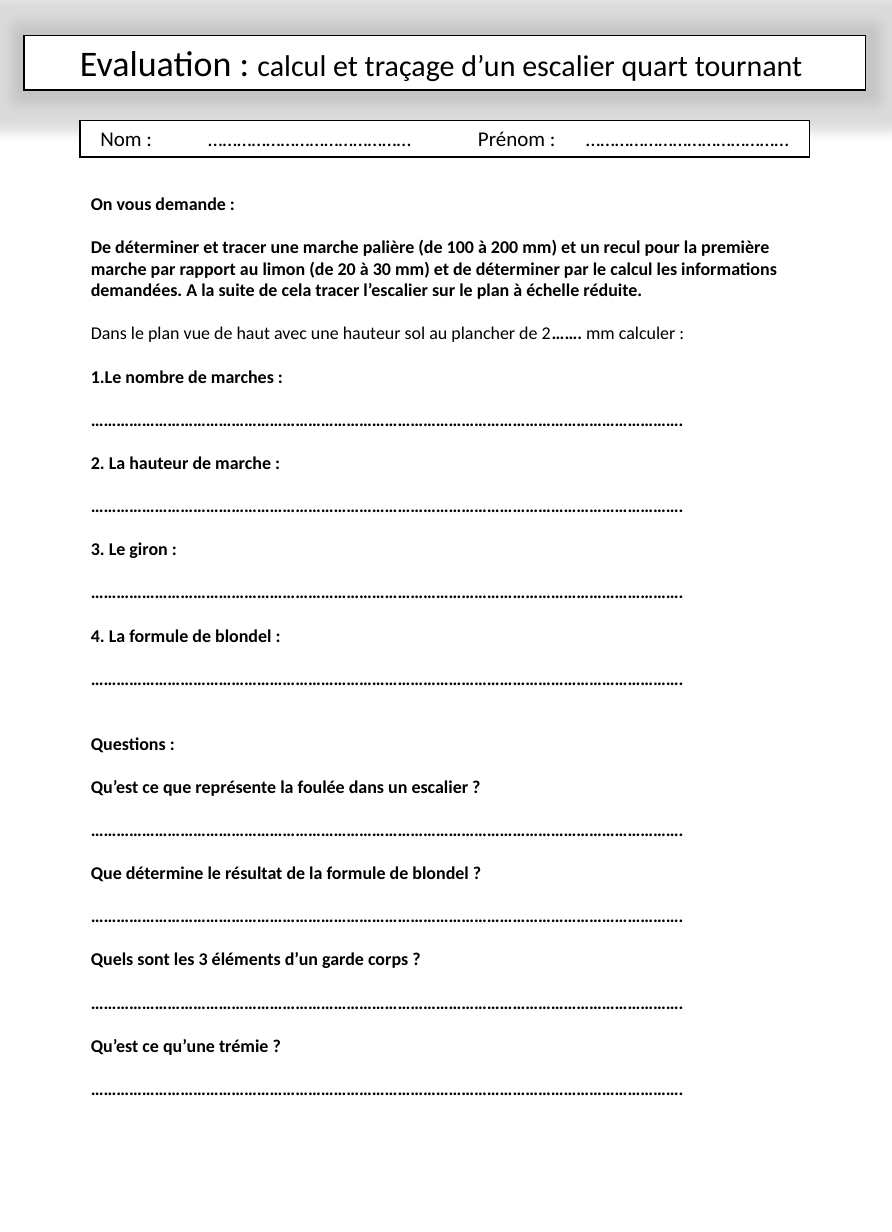
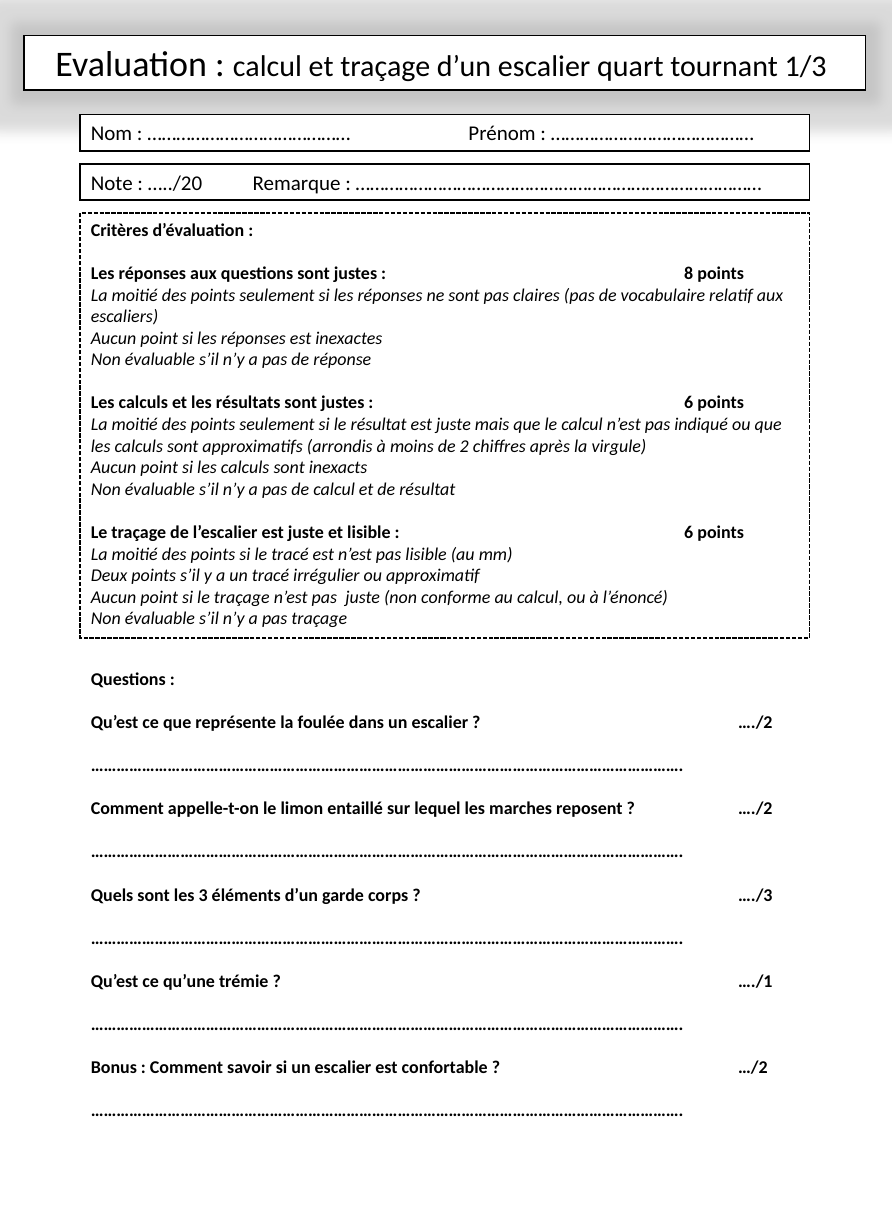
Before and after one commit to kduchevreuil/Cours-Menuiserie, a slide deck: slide 12 of Les escaliers.pptx (slide 10 before the commit). Drawn at 892x1232 pixels with LibreOffice and Linux fonts; fonts in the diff are those of the drawing. Boxes give left, top, right and bottom in pixels: in the first picture for what was removed or moved away, otherwise in the second. Text is boxed around its words. In the diff, an @@ line names an element or a change of style, - is before the commit and + after.

```diff
--- a/Les escaliers.pptx
+++ b/Les escaliers.pptx
@@ text in rectangle at box(55, 51, 827, 81): text changed @@
-Evaluation : calcul et traçage d’un escalier quart tournant
+Evaluation : calcul et traçage d’un escalier quart tournant 1/3
@@ rectangle "Nom : …………………………………… Prénom : ...": place and size @@
-rectangle "Nom : …………………………………… Prénom : ..." at box(80, 121, 809, 157)
+rectangle "Nom : …………………………………… Prénom : ..." at box(80, 114, 809, 151)
@@ rectangle "Nom : …………………………………… Prénom : ..." at box(80, 114, 809, 151): alignment centre to left @@
@@ rectangle added at box(80, 164, 809, 201), fill #FFFFFF, outline #000000 1 pt, 14 pt, text #000000 @@
+Note : …../20 Remarque : …………………………………………………………………………
@@ rectangle added at box(80, 212, 809, 637), fill #FFFFFF, outline #000000 1 pt dashed, 12 pt, text #000000, italic @@
+Critères d’évaluation :
+Les réponses aux questions sont justes : 8 points
+La moitié des points seulement si les réponses ne sont pas claires (pas de vocabulaire relatif aux escaliers)
+Aucun point si les réponses est inexactes
+Non évaluable s’il n’y a pas de réponse
+Les calculs et les résultats sont justes : 6 points
+La moitié des points seulement si le résultat est juste mais que le calcul n’est pas indiqué ou que les calculs sont approximatifs (arrondis à moins de 2 chiffres après la virgule)
+Aucun point si les calculs sont inexacts
+Non évaluable s’il n’y a pas de calcul et de résultat
+Le traçage de l’escalier est juste et lisible : 6 points
+La moitié des points si le tracé est n’est pas lisible (au mm)
+Deux points s’il y a un tracé irrégulier ou approximatif
+Aucun point si le traçage n’est pas juste (non conforme au calcul, ou à l’énoncé)
+Non évaluable s’il n’y a pas traçage
@@ text "Questions :": place and size @@
-text "Questions :" at box(91, 197, 777, 1055)
+text "Questions :" at box(91, 672, 772, 1074)
@@ text at box(91, 672, 772, 731): text changed @@
-On vous demande :
-De déterminer et tracer une marche palière (de 100 à 200 mm) et un recul pour la première marche par rapport au limon (de 20 à 30 mm) et de déterminer par le calcul les informations demandées. A la suite de cela tracer l’escalier sur le plan à échelle réduite.
-Dans le plan vue de haut avec une hauteur sol au plancher de 2……. mm calculer :
-1.Le nombre de marches :
+Questions :
+Qu’est ce que représente la foulée dans un escalier ? …./2
@@ text at box(91, 801, 772, 817): text changed @@
-2. La hauteur de marche :
+Comment appelle-t-on le limon entaillé sur lequel les marches reposent ? …./2
@@ text at box(91, 866, 468, 1055): paragraphs removed @@
-Que détermine le résultat de la formule de blondel ?
-………………………………………………………………………………………………………………………….
-Quels sont les 3 éléments d’un garde corps ?
-………………………………………………………………………………………………………………………….
-Qu’est ce qu’une trémie ?
-………………………………………………………………………………………………………………………….
@@ text at box(91, 888, 772, 904): text changed @@
-3. Le giron :
+Quels sont les 3 éléments d’un garde corps ? …./3
@@ text at box(91, 974, 772, 990): text changed @@
-4. La formule de blondel :
+Qu’est ce qu’une trémie ? …./1
@@ text at box(91, 1060, 768, 1074): text changed @@
-Questions :
-Qu’est ce que représente la foulée dans un escalier ?
+Bonus : Comment savoir si un escalier est confortable ? …/2
```
Also in this commit, not shown: 10 other slides changed, 3 slides added, 1 other file.
